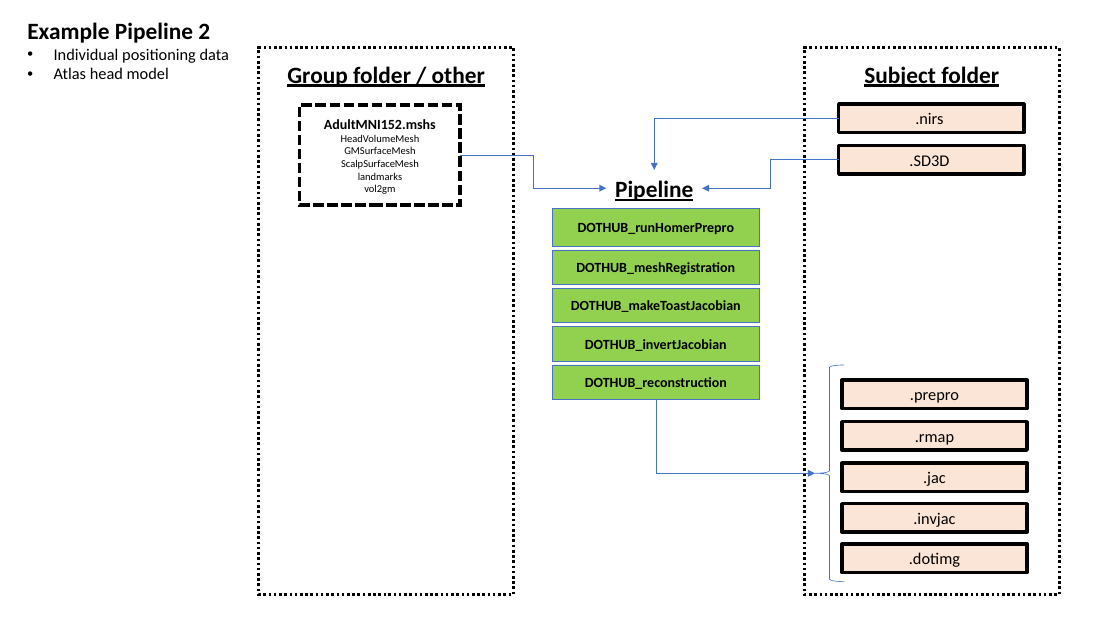
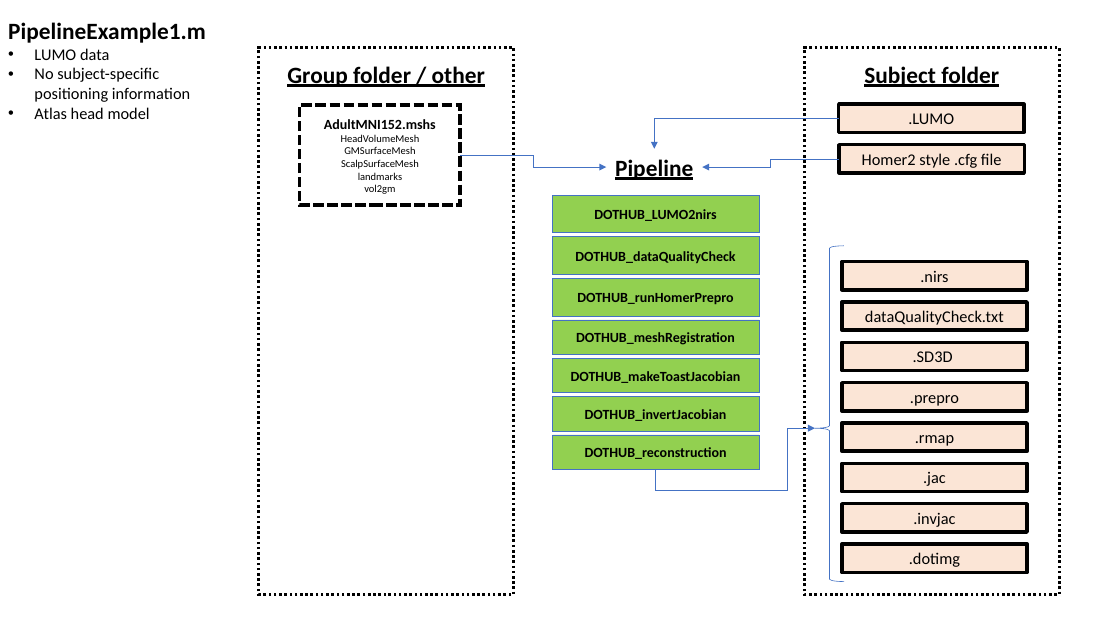
Before and after one commit to DOT-HUB/DOT-HUB_toolbox, a slide deck: slide 2 of ExamplePipelineStructures.pptx (slide 3 before the commit). Drawn at 1120x630 pixels with LibreOffice and Linux fonts; fonts in the diff are those of the drawing. Boxes give left, top, right and bottom in pixels: in the first picture for what was removed or moved away, otherwise in the second. Text is boxed around its words. In the diff, an @@ line names an element or a change of style, - is before the commit and + after.

Commit message:
Pipeline reorg

```diff
--- a/ExamplePipelineStructures.pptx
+++ b/ExamplePipelineStructures.pptx
@@ text "PipelineExample1.m": place and size @@
-text "PipelineExample1.m" at (27, 22, 229, 79)
+text "PipelineExample1.m" at (8, 22, 206, 119)
@@ text at (8, 22, 206, 102): text changed @@
-Example Pipeline 2
-• Individual positioning data
+PipelineExample1.m
+• LUMO data
+• No subject-specific positioning information
@@ elbow arrow moved from (839, 118) - (655, 170) to (839, 118) - (655, 149) @@
@@ text in rectangle at (908, 113, 954, 124): text changed @@
-.nirs
+.LUMO
@@ text "Pipeline": place and size @@
-text "Pipeline" at (615, 180, 693, 201)
+text "Pipeline" at (615, 159, 693, 180)
@@ rectangle added at (839, 145, 1025, 173), fill #FBE5D6, outline #000000 3 pt, 14 pt, text #000000 @@
+Homer2 style .cfg file
@@ elbow arrow moved from (460, 155) - (607, 188) to (460, 155) - (607, 167) @@
@@ elbow arrow moved from (839, 160) - (702, 188) to (839, 159) - (702, 167) @@
@@ rectangle added at (553, 195, 760, 233), fill #92D050, outline #4472C4 0.5 pt, 12 pt, text #000000, bold @@
+DOTHUB_LUMO2nirs
@@ rectangle added at (553, 237, 760, 275), fill #92D050, outline #4472C4 0.5 pt, 12 pt, text #000000, bold @@
+DOTHUB_dataQualityCheck
@@ left brace: place and size @@
-left brace at (815, 365, 844, 581)
+left brace at (815, 246, 844, 582)
@@ left brace at (815, 246, 844, 582): proportions changed @@
@@ rectangle added at (842, 261, 1028, 290), fill #FBE5D6, outline #000000 3 pt, 14 pt, text #000000 @@
+.nirs
@@ rectangle added at (842, 302, 1028, 330), fill #FBE5D6, outline #000000 3 pt, 14 pt, text #000000 @@
+dataQualityCheck.txt
@@ rectangle ".SD3D": place and size @@
-rectangle ".SD3D" at (839, 145, 1024, 174)
+rectangle ".SD3D" at (842, 342, 1028, 371)
@@ 5 rectangles: place and size @@
-5 rectangles at (553, 208, 760, 399)
+5 rectangles at (553, 278, 760, 470)
@@ elbow arrow moved from (656, 399) - (815, 473) to (656, 470) - (815, 429) @@
```
Also in this commit, not shown: 2 other slides changed, 1 slide added, 3 other files.
